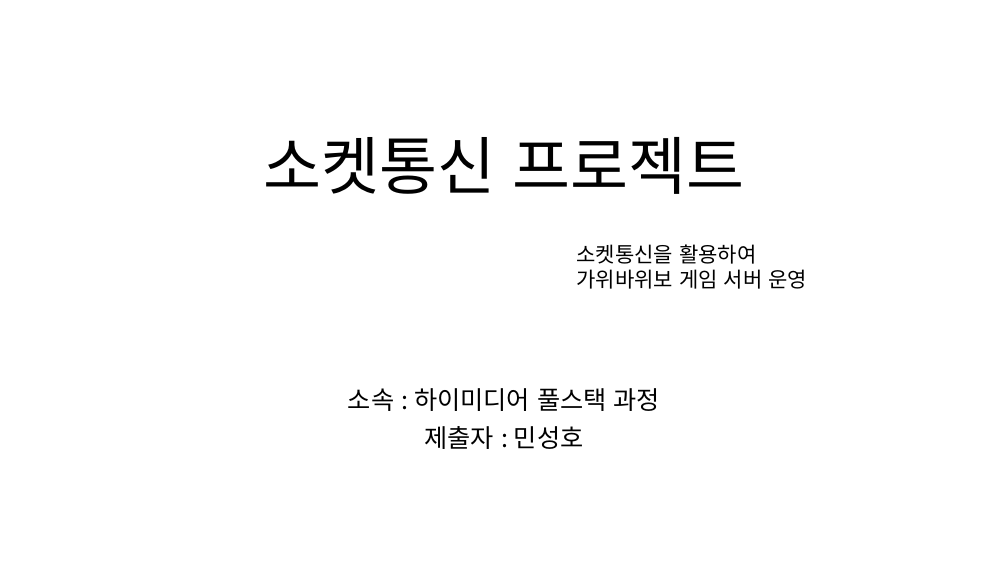
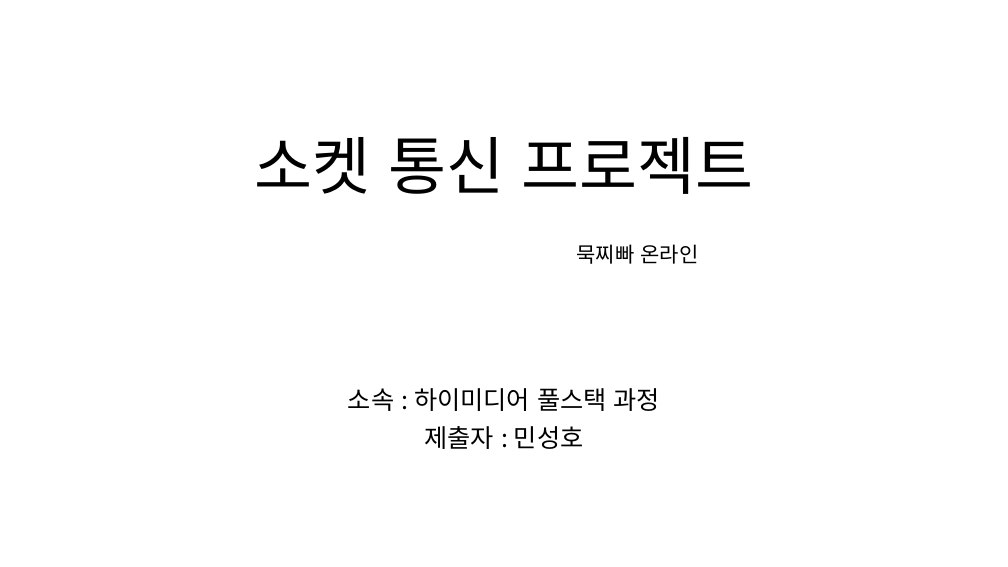
Before and after one commit to Hernameis/rockSissorsPaper_Online, a slide deck: slide 1 of StoryBoard.pptx. Drawn at 1008x567 pixels with LibreOffice and Linux fonts; fonts in the diff are those of the drawing. Boxes give left, top, right and bottom in pixels: in the first picture for what was removed or moved away, otherwise in the second. Text is boxed around its words. In the diff, an @@ line names an element or a change of style, - is before the commit and + after.

```diff
--- a/StoryBoard.pptx
+++ b/StoryBoard.pptx
@@ title at bbox=[255, 137, 754, 194]: spaces changed @@
-소켓통신 프로젝트
+소켓 통신 프로젝트
@@ text at bbox=[577, 244, 699, 264]: text changed @@
-소켓통신을 활용하여
-가위바위보 게임 서버 운영
+묵찌빠 온라인
```
Also in this commit, not shown: 10 other slides changed, 1 slide added.
